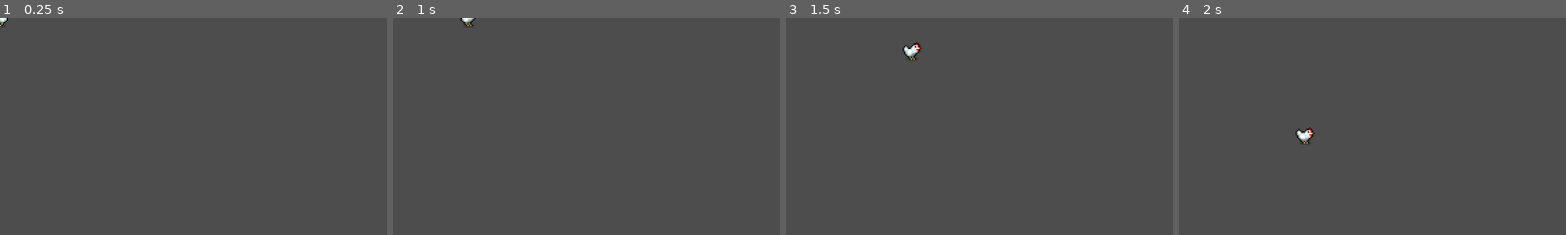
Above: before the commit, frames 1-4 (left to right).
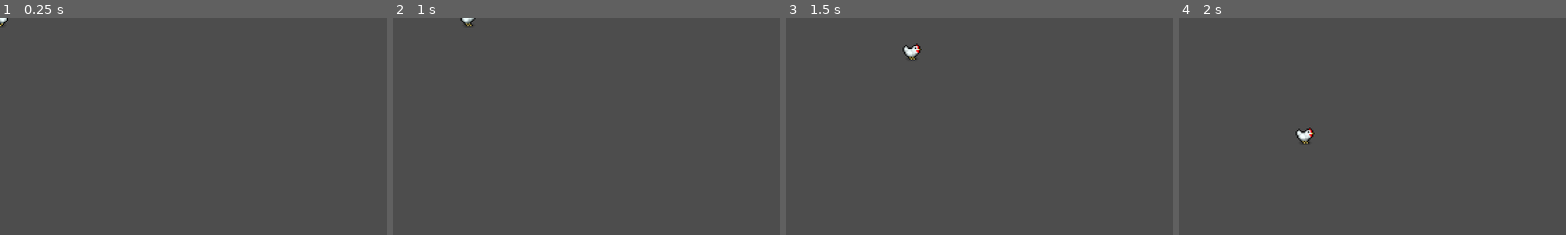
Above: after the commit, the same moments.

Repository: Taffer/schrodingers-chicken
Game: Godot game, scene res://scenes/Chicken.tscn
Two runs of this game, one before a commit and one after it. Both use one fixed random seed, a clock stepped at 60 frames per second and the inputs below.
Inputs:
- Up to frame 1 (0.25 s): no input
- Up to frame 2 (1 s): tap Enter (ui_accept) at 0.5 s; hold Right (ui_right) from 0.53 s (still down); hold Enter (ui_accept) from 0.53 s (still down)
- Up to frame 3 (1.5 s): release Right (ui_right) at 1.28 s; release Enter (ui_accept) at 1.28 s; hold Down (ui_down) from 1.28 s (still down); tap Enter (ui_accept) at 1.35 s
- Up to frame 4 (2 s): keep holding Down (ui_down); tap Enter (ui_accept) at 1.52, 1.82 s
The pictures show only the part of the screen within x 0-50%, y 0-50%; the shares and areas given below are measured in that part.

Frames 1-2 are identical in both runs. In frame 3, 0.1% of the frame differs, in the area x 32-36%, y 11-18%; in frame 4, nothing differs.

Commit message:
Chicken be peckin'

Diff:
--- a/scenes/Chicken.gd
+++ b/scenes/Chicken.gd
@@ -2,6 +2,7 @@
 
 @export var speed: float = 250.0  # 400 pixels/sec
 var screen: Vector2 = Vector2.ZERO
+var pecking: bool = false
 
 # Called when the node enters the scene tree for the first time.
 func _ready():
@@ -11,7 +12,6 @@
 # Called every frame. 'delta' is the elapsed time since the previous frame.
 func _process(delta):
 	var dir = Vector2.ZERO
-	var peck = false
 
 	if Input.is_action_pressed("ui_left"):
 		dir.x -= 1.0
@@ -23,10 +23,10 @@
 		dir.y += 1.0
 
 	if Input.is_action_pressed("ui_accept"):
-		peck = true
+		pecking = true
 
 	dir = dir.normalized()
-	if dir.length() > 0:
+	if dir.length() > 0 or pecking:
 		$AnimatedSprite2D.play()
 	else:
 		$AnimatedSprite2D.stop()
@@ -39,5 +39,10 @@
 		$AnimatedSprite2D.animation = "walk"
 		$AnimatedSprite2D.flip_h = dir.x > 0.0
 
-	if peck:
+	if pecking:
 		$AnimatedSprite2D.animation = "peck"
+
+
+func _on_animated_sprite_2d_animation_finished():
+	if $AnimatedSprite2D.animation == "peck":
+		pecking = false
--- a/scenes/Chicken.tscn
+++ b/scenes/Chicken.tscn
@@ -119,3 +119,5 @@
 
 [node name="CollisionShape2D" type="CollisionShape2D" parent="."]
 shape = SubResource("CircleShape2D_screb")
+
+[connection signal="animation_finished" from="AnimatedSprite2D" to="." method="_on_animated_sprite_2d_animation_finished"]
